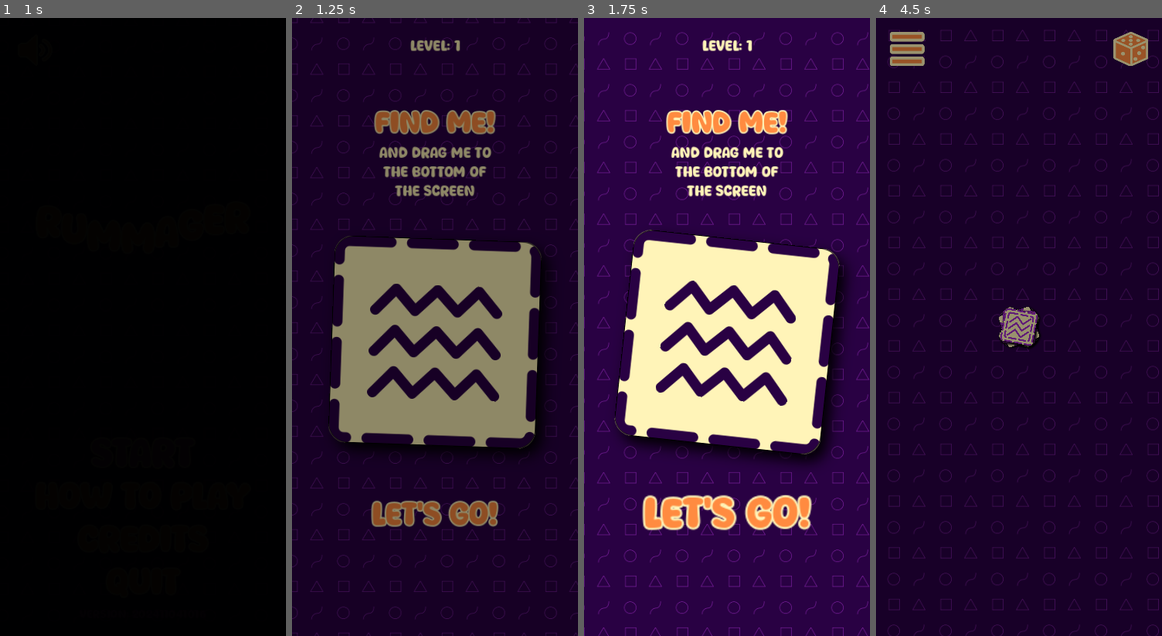
Above: before the commit, frames 1-4 (left to right).
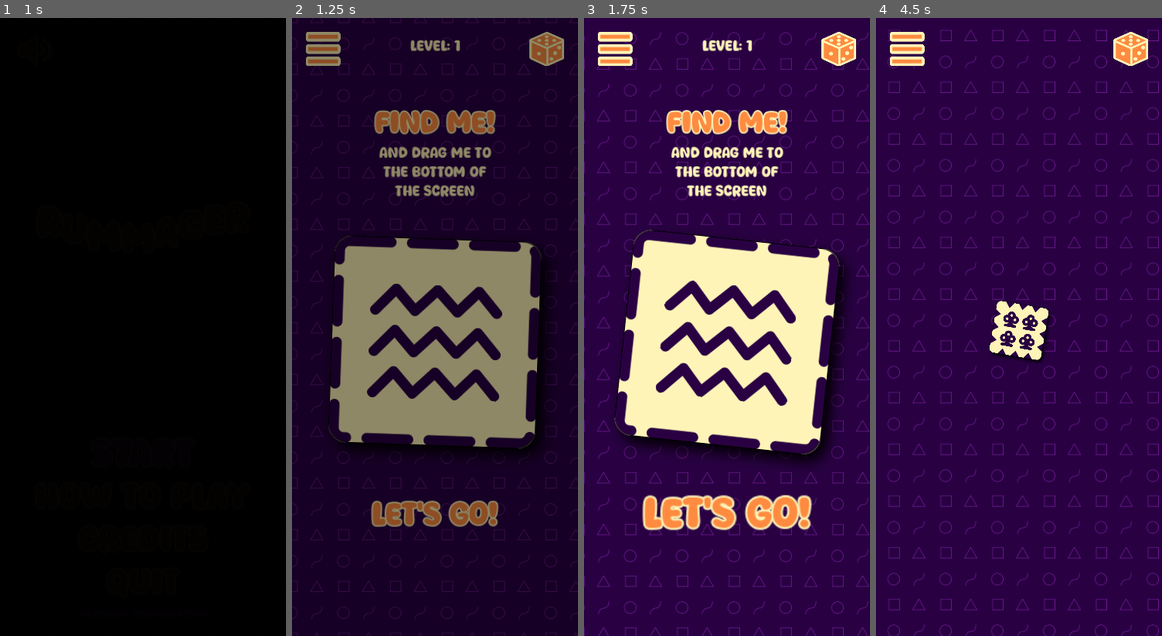
Above: after the commit, the same moments.

Repository: magopian/rummager
Game: Godot game, scene res://start_menu.tscn
Two runs of this game, one before a commit and one after it. Both use one fixed random seed, a clock stepped at 60 frames per second and the inputs below. Sound files missing from this copy of the repository are replaced by a short silence.
Inputs (mouse positions are in pixels of both pictures, inside the frame that each line leads up to):
- Up to frame 1 (1 s): click "START" at 0.5 s
- Up to frame 2 (1.25 s): no input
- Up to frame 3 (1.75 s): click (838, 48) at 1.25 s
- Up to frame 4 (4.5 s): click (1019, 327) at 2.02 s; click (1130, 48) at 2.75 s; click "Let's go!" at 3.5 s; click "Let's go!" at 4.25 s

Frame 1 is identical in both runs. In frame 2, 1.1% of the frame differs, in the area x 4-96%, y 2-8%; in frame 3, 1.1%; in frame 4, 100%, in the area x 0-100%, y 0-100%.

Commit message:
Animate the "pick me up" card to scale it down into the pile of cards

Diff:
--- a/card.gd
+++ b/card.gd
@@ -131,7 +131,12 @@
 		child.scale = new_scale
 
 
-func animate_scale(new_scale: Vector2) -> void:
+func animate_scale(new_scale: Vector2) -> Tween:
+	return scale_to(new_scale, 0.15)
+
+
+func scale_to(new_scale: Vector2, duration: float) -> Tween:
 	var scale_tween: Tween = get_tree().create_tween().set_ease(Tween.EASE_OUT).set_trans(Tween.TRANS_CUBIC).set_parallel(true)
 	for child in get_children():
-		scale_tween.tween_property(child, "scale", new_scale, 0.15)
+		scale_tween.tween_property(child, "scale", new_scale, duration)
+	return scale_tween
--- a/game.gd
+++ b/game.gd
@@ -12,6 +12,8 @@
 @onready var menu_canvas_layer: CanvasLayer = %MenuCanvasLayer
 @onready var audio_stream_player: AudioStreamPlayer = %AudioStreamPlayer
 @onready var fade_transition: ColorRect = %FadeTransition
+@onready var label: Label = %Label
+@onready var label_2: Label = %Label2
 
 @onready var card_scene: PackedScene = preload("res://card.tscn")
 
@@ -104,8 +106,13 @@
 
 func _on_lets_go_button_pressed() -> void:
 	play_sound(sound_shuffle)
+	level_label.hide()
+	lets_go_button.hide()
+	label.hide()
+	label_2.hide()
+	var card: Card = card_display.get_child(0)
+	await card.scale_to(Vector2.ZERO, 0.5).finished
 	pick_me_canvas_layer.queue_free()
-	await fade_transition.fade_in()
 	shuffle_cards()
 
 
--- a/game.tscn
+++ b/game.tscn
@@ -165,6 +165,7 @@
 mouse_filter = 2
 
 [node name="Label" type="Label" parent="PickMeCanvasLayer/MarginContainer/CenterContainer/VBoxContainer"]
+unique_name_in_owner = true
 layout_mode = 2
 theme_override_colors/font_color = Color(1, 0.545098, 0.25098, 1)
 theme_override_colors/font_outline_color = Color(1, 0.956863, 0.721569, 1)
@@ -174,6 +175,7 @@
 horizontal_alignment = 1
 
 [node name="Label2" type="Label" parent="PickMeCanvasLayer/MarginContainer/CenterContainer/VBoxContainer"]
+unique_name_in_owner = true
 layout_mode = 2
 theme_override_colors/font_color = Color(1, 0.956863, 0.721569, 1)
 theme_override_font_sizes/font_size = 20
Not shown: 1 places in game.tscn that only renumber resources
